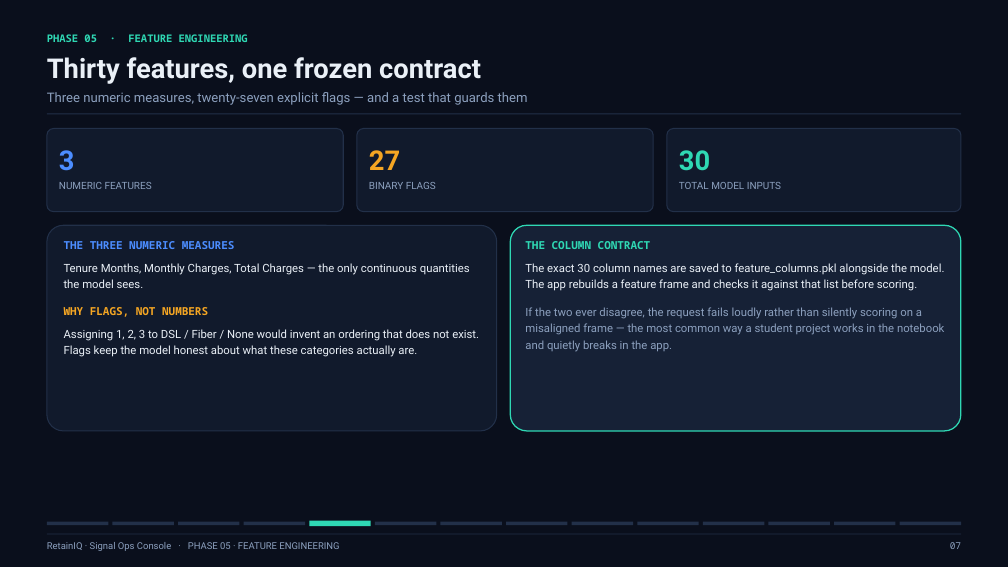
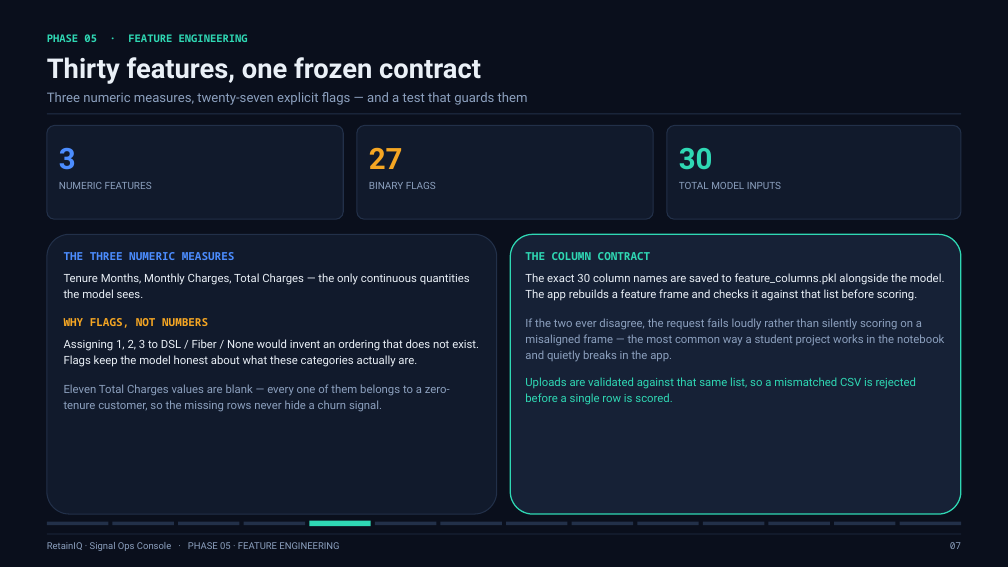
Before and after one commit to Logesh0247/RetainIQ_Signal_Ops_Console, a slide deck: slide 7 of presentation/RetainIQ_Project_Review.pptx. Drawn at 1008x567 pixels with LibreOffice and Linux fonts; fonts in the diff are those of the drawing. Boxes give left, top, right and bottom in pixels: in the first picture for what was removed or moved away, otherwise in the second. Text is boxed around its words. In the diff, an @@ line names an element or a change of style, - is before the commit and + after.

Commit message:
Rebuild the review deck around a vertical fill engine
The previous deck was designed without a renderer, and 16 of its 24 slides left
0.9-1.8in of empty space above the footer. Every body layout now fills an
explicit content band (1.66in-6.80in), and every figure is placed by its own
aspect ratio, so charts land at 100% of their box on every slide.

- build_deck.py: stack()/img_h()/img_w() layout engine; all 20 content slides
  and 5 appendix slides rewritten onto it; tech-stack columns, feature list and
  panel copy re-scaled to fill instead of trailing off.
- build_assets.py: _trim() crops the decorative background margin off every
  chart; chart_cycle redrawn wider; the churn-split caption moved onto the
  slide; cross-validation labels de-collided.
- New appendix A5: how the system fits together (architecture map).
- Verified: audit_deck.py clean (no out-of-bounds, no collisions),
  audit_layout.py reports 0.26in of breathing room above the rail on all 25
  slides, both QR codes in the deck decode back to their URLs.
- presentation/preview/ (QA renders) is gitignored.

```diff
--- a/presentation/RetainIQ_Project_Review.pptx
+++ b/presentation/RetainIQ_Project_Review.pptx
@@ rounded rectangle resized from (x1=47, y1=129, x2=343, y2=212) to (x1=47, y1=126, x2=343, y2=219) @@
@@ text at (x1=59, y1=148, x2=76, y2=170): size 26 to 28 pt in "3" @@
@@ rounded rectangle resized from (x1=357, y1=129, x2=653, y2=212) to (x1=357, y1=126, x2=653, y2=219) @@
@@ text at (x1=369, y1=147, x2=403, y2=169): size 26 to 28 pt in "27" @@
@@ rounded rectangle resized from (x1=667, y1=129, x2=961, y2=212) to (x1=667, y1=126, x2=961, y2=219) @@
@@ text at (x1=679, y1=148, x2=713, y2=170): size 26 to 28 pt in "30" @@
@@ rounded rectangle resized from (x1=47, y1=225, x2=497, y2=431) to (x1=47, y1=234, x2=497, y2=514) @@
@@ rounded rectangle resized from (x1=510, y1=225, x2=961, y2=431) to (x1=510, y1=234, x2=961, y2=514) @@
@@ text "THE THREE NUMERIC MEASURES" moved from (x1=64, y1=241, x2=479, y2=357) to (x1=64, y1=252, x2=479, y2=412) @@
@@ text "THE COLUMN CONTRACT" moved from (x1=525, y1=241, x2=945, y2=352) to (x1=525, y1=252, x2=945, y2=405) @@
@@ text at (x1=525, y1=318, x2=944, y2=362): more space between paragraphs @@
@@ text at (x1=64, y1=339, x2=479, y2=367): more space between paragraphs @@
@@ text at (x1=64, y1=384, x2=450, y2=412): paragraph added @@
+Eleven Total Charges values are blank — every one of them belongs to a zero-tenure customer, so the missing rows never hide a churn signal.
@@ text at (x1=525, y1=377, x2=916, y2=405): paragraph added @@
+Uploads are validated against that same list, so a mismatched CSV is rejected before a single row is scored.
```
Also in this commit, not shown: 23 other slides changed, 1 slide added, 21 other files.
